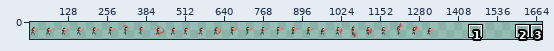
Two states of a sprite sheet, assets/characters/drew.png. Above, an overview of the earlier version with the close-up marked.
Close-up. As it was:
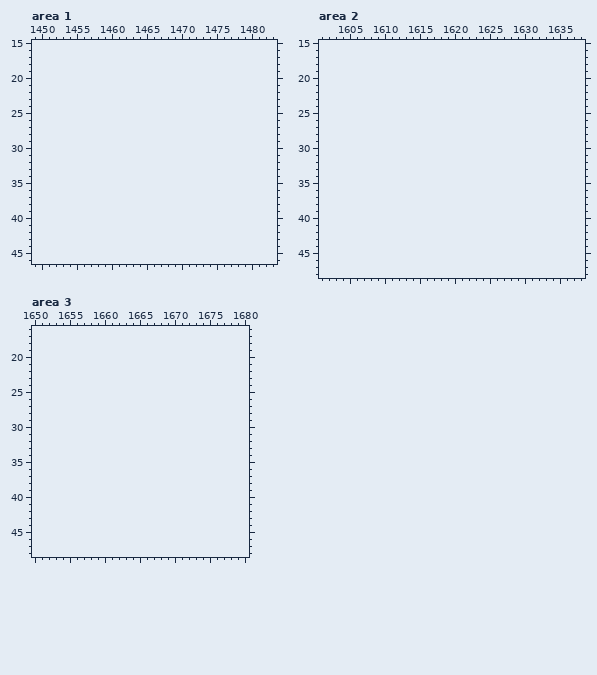
The file is 1350x58 pixels. Shown: area 1: x 1449..1483, y 15..46; area 2: x 1601..1638, y 15..48; area 3: x 1650..1680, y 16..48. The old version is drawn lined up with the new one, on the new canvas. The wide view leaves out empty margins. The commit also changed other parts of the picture, which this record leaves out.
The same view after the edit:
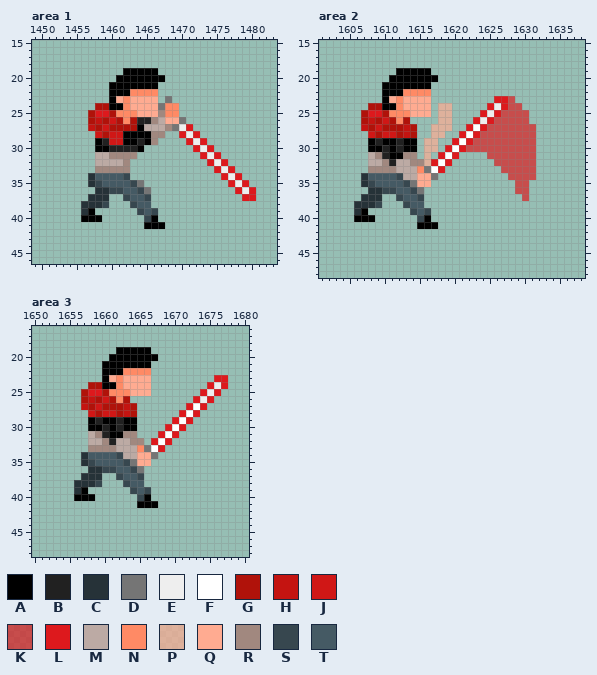
Palette (. is transparent): A #000000  B #212121  C #263238  D #757575  E #eeeeee  F #ffffff  G #b0120a  H #c41411  J #d01716  K #dd191daf  L #dd191d  M #bcaaa4  N #ff8a65  P #ffab91af  Q #ffab91  R #a1887f  S #37474f  T #455a64
Changes in this commit:
canvas 1350x58 -> 1700x58
Changed rows in their new state; - is an unchanged pixel.
Area 1:
first column x 1456:
19 ------AAAAA--------------
20 -----AAAAAAA-------------
21 ----AAAAAAA--------------
22 ----AAANNNN--------------
23 ----AQNQQQQ-D------------
24 --GGAANQQQQDNN-----------
25 -GLLGNNNQQQRNN-----------
26 -GHGJGNGBBRMQQD----------
27 -HGJGGGGAMMMRDEL---------
28 --JGJJAAAARR--LEL--------
29 --ABJJAABAR----LEL-------
30 --AABBBBA-------LEL------
31 --MMRRRR---------LEL-----
32 --MMMMR-----------LEL----
33 --RRRRR------------LEL---
34 -CTTTTS-------------LEL--
35 -CSTTTTSD------------LEL-
36 --CCSSTTSD------------LEL
37 -CCC--STTS-------------LL
38 CCCS---STT---------------
39 CA------STS--------------
40 AAA------SA--------------
41 ---------AAA-------------
Area 2:
first column x 1606:
19 ------AAAAA---------------
20 -----AAAAAAA--------------
21 ----AAAAAAA---------------
22 ----AAANNNN---------------
23 ----AQNQQQQ---------LLK---
24 --GGAANQQQQ-PP-----LELKK--
25 -GLLGNNNQQQ-PP----LELKKKK-
26 -GHGJGNG----PP---LELKKKKK-
27 -HGJGGGHG--PPP--LFLKKKKKKK
28 --JGJJGHG--PP--LFLKKKKKKKK
29 --ABAABAA-PP--LFLKKKKKKKKK
30 --AABABAA-PP-LFLKKKKKKKKKK
31 --MRBAARR-P-LFL----KKKKKKK
32 --MMRBMMRRPLFL------KKKKKK
33 --RRRRMMMNDFL--------KKKKK
34 -CTTTTSMMQQD----------KKKK
35 -CSTTTTSDQQ------------KK-
36 --CCSSTTSD-------------KK-
37 -CCC--STTS--------------K-
38 CCCS---STT----------------
39 CA------STS---------------
40 AAA------SA---------------
41 ---------AAA--------------
Area 3:
first column x 1656:
19 ------AAAAA-----------
20 -----AAAAAAA----------
21 ----AAAAAAA-----------
22 ----AAANNNN-----------
23 ----AQNQQQQ---------LL
24 --GGAANQQQQ--------LEL
25 -GLLGNNNQQQ-------LEL-
26 -GHGJGNG---------LEL--
27 -HGJGGGHG-------LFL---
28 --JGJJGHG------LFL----
29 --ABAABAA-----LFL-----
30 --AABABAA----LFL------
31 --MRBAARR---LFL-------
32 --MMRBMMRR-LFL--------
33 --RRRRMMMNDFL---------
34 -CTTTTSMMQQD----------
35 -CSTTTTSDQQ-----------
36 --CCSSTTSD------------
37 -CCC--STTS------------
38 CCCS---STT------------
39 CA------STS-----------
40 AAA------SA-----------
41 ---------AAA----------
Where, in picture pixels (left, top, right, bottom), the same in both close-ups:
added: (81, 68, 256, 229)
added: (354, 68, 536, 229)
added: (74, 347, 228, 508)
